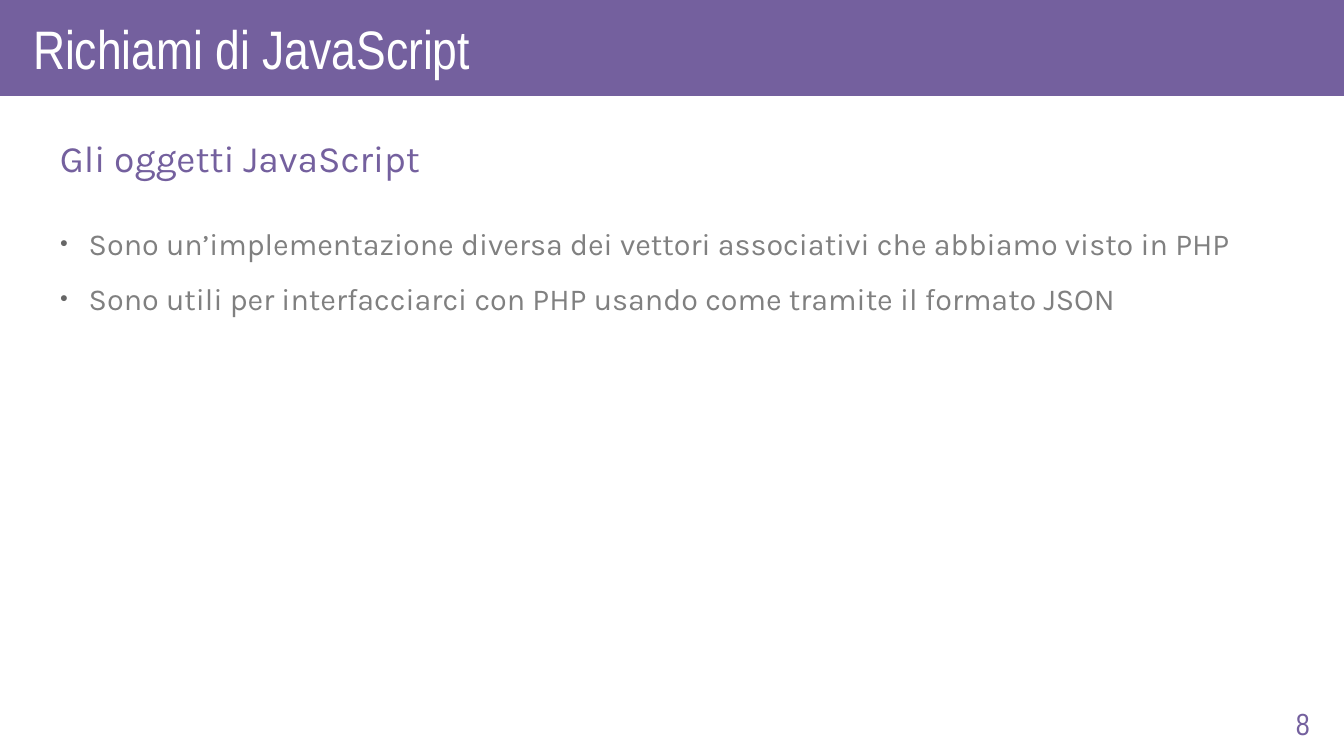
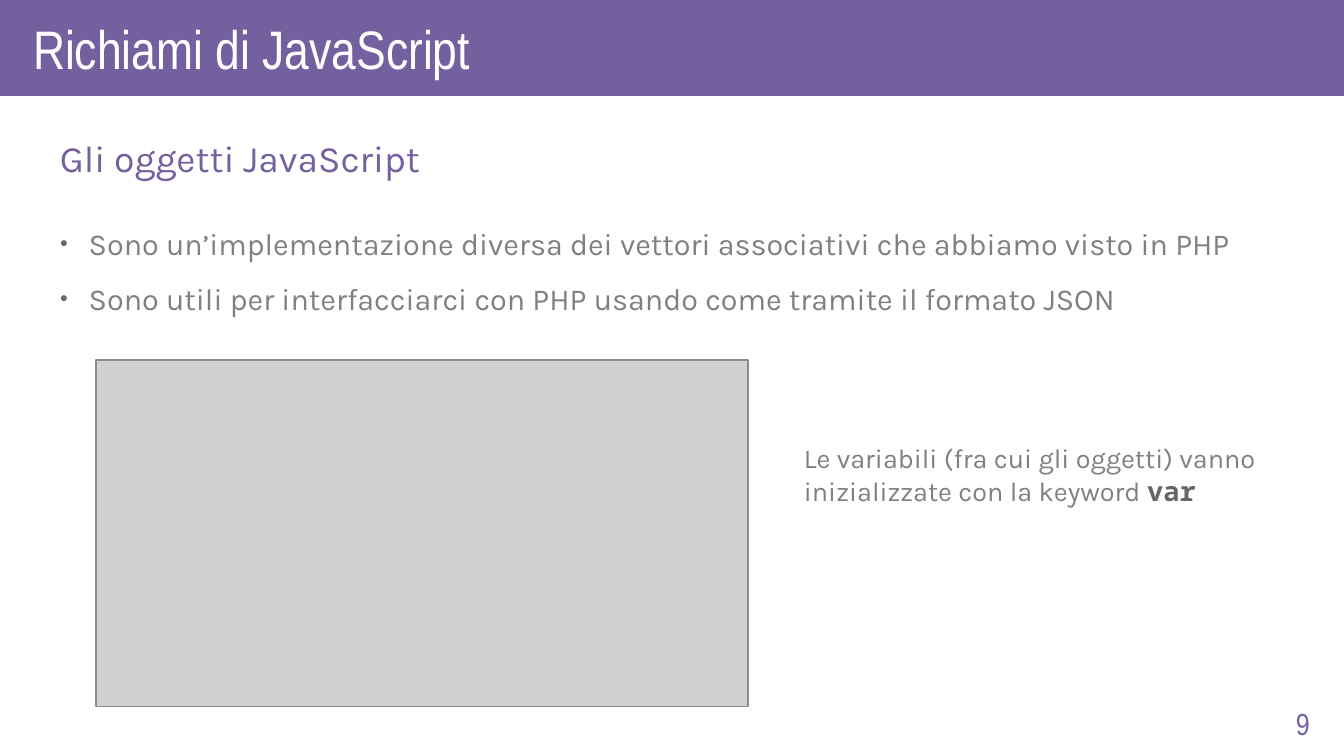
Before and after one commit to AlexF1789/corsoPHP, a slide deck: slide 9 of slide_odp/lez5.odp (slide 8 before the commit). Drawn at 1344x756 pixels with LibreOffice and Linux fonts; fonts in the diff are those of the drawing; grey boxes stand for pictures. Boxes give left, top, right and bottom in pixels: in the first picture for what was removed or moved away, otherwise in the second. Text is boxed around its words. In the diff, an @@ line names an element or a change of style, - is before the commit and + after.

```diff
--- a/slide_odp/lez5.odp
+++ b/slide_odp/lez5.odp
@@ picture added at (96,360,749,707) @@
@@ text added at (804,448,1255,507), 16 pt, text #808080 @@
+Le variabili (fra cui gli oggetti) vanno
+inizializzate con la keyword var
@@ page number at (1296,714,1310,736): text changed @@
-8
+9
```
Also in this commit, not shown: 8 other slides changed, 5 slides added, 6 other files.
